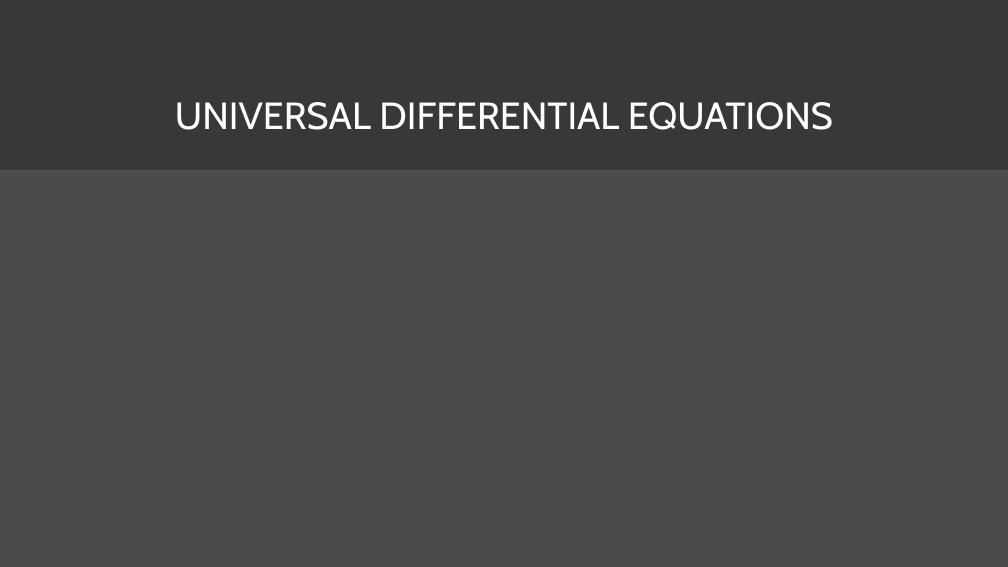
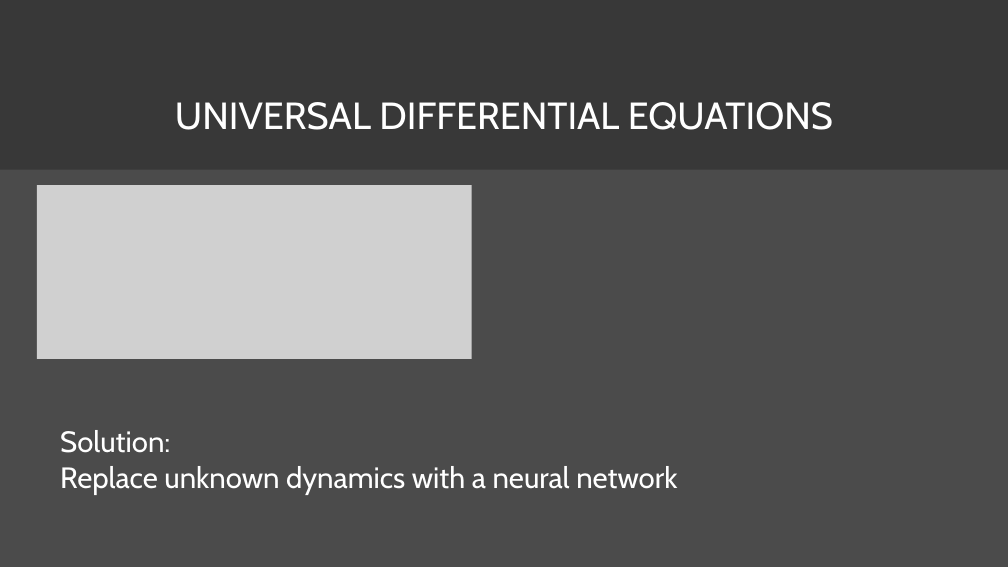
Before and after one commit to bkuwahara/predicting-2ndwaves-udes, a slide deck: slide 5 of papers/seminar.pptx (slide 4 before the commit). Drawn at 1008x567 pixels with LibreOffice and Linux fonts; fonts in the diff are those of the drawing; grey boxes stand for pictures; background and template pictures are left out. Boxes give left, top, right and bottom in pixels: in the first picture for what was removed or moved away, otherwise in the second. Text is boxed around its words. In the diff, an @@ line names an element or a change of style, - is before the commit and + after.

```diff
--- a/papers/seminar.pptx
+++ b/papers/seminar.pptx
@@ picture added at box(37, 185, 472, 359) @@
@@ text added at box(60, 430, 677, 495), 28 pt, text #FFFFFF @@
+Solution:
+Replace unknown dynamics with a neural network
```
Also in this commit, not shown: 10 other slides changed, 8 slides added, 1 slide removed, 5 other files.
